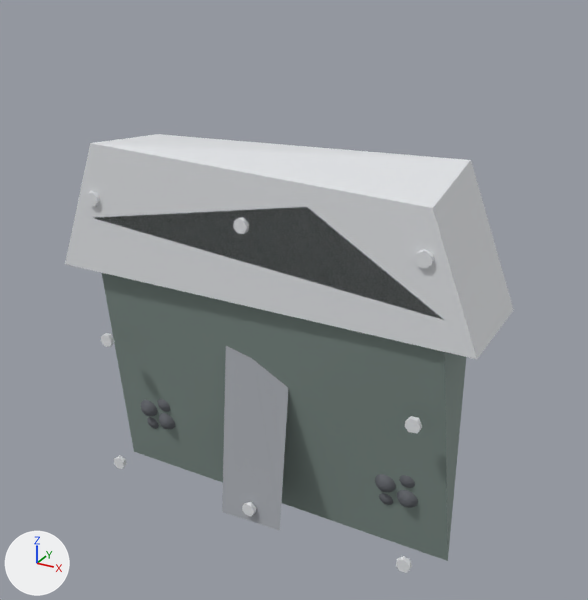
The glTF model viewer/data/models/pla_st_is_a_perfectly_legitima.glb, before and after one commit.
The view is the same before and after, from a 50 mm camera at (97.9, -172.0, 100.9) aimed at (4.3, -1.8, 15.8). Every picture has the same lights, and +X, +Y and +Z are marked at lower left. The older version comes first.

The first picture shows 'arm', 'chassis', 'dt_screw_0', 'dt_screw_1', 'dt_screw_2', 'dt_screw_3', 'dt_screw_4', 'dt_screw_5', 'dt_screw_6', 'dt_screw_7', 'scoop', 'wheel_l0' and 1 more.
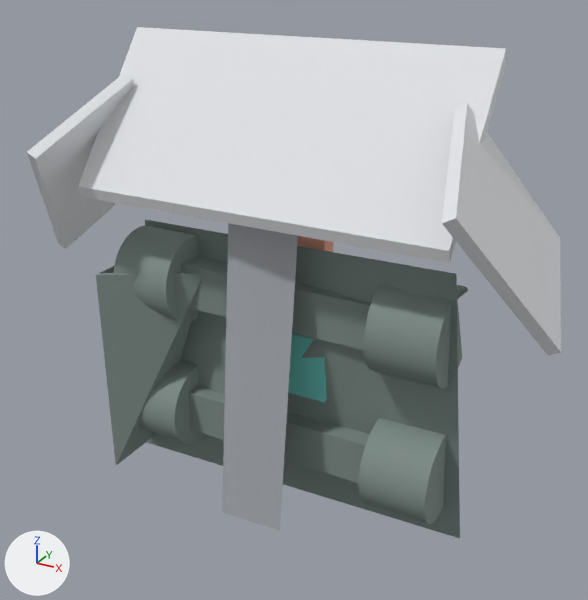
What changed in the scene script:
```text
Change me_chassis:
    remove me_chassis.from_pydata(...)  # 8 vertices, 12 faces; spans x -52.0..52.0, y -19.0..9.0, z -47.5..47.9
    add me_chassis.from_pydata(...)  # 796 vertices, 1590 faces; spans x -52.0..52.0, y -16.5..11.1, z -47.5..33.0
    me_chassis part 1: 8 vertices removed from x -52.0..52.0, y -19.0..9.0, z -47.5..47.9; 796 vertices added at x -52.0..52.0, y -16.5..11.1, z -47.5..33.0
Add me_wedge_wing_r:
    me_wedge_wing_r.from_pydata([(-64.3, 22.6, 35.4), (-72.7, -6.2, 19.5), (-45.9, -1.8, 69.9), (-54.4, -30.6, 54.0), (-61.6, 22.6, 34.0), (-70.1, -6.2, 18.1), (-43.3, -1.8, 68.5), (-51.7, -30.6, 52.6)], [], [(0, 3, 2), (1, 3, 0), (4, 6, 7), (5, 4, 7), (5, 0, 4), (5, 1, 0), (7, 6, 2), (7, 2, 3), (6, 0, 2), (6, 4, 0), (7, 3, 1), (7, 1, 5)])
    me_wedge_wing_r.materials.append(mat_dt_screw_1)  # white #e6e8eb
Add me_wedge_wing_l:
    me_wedge_wing_l.from_pydata([(61.6, 22.6, 34.0), (70.1, -6.2, 18.1), (43.3, -1.8, 68.5), (51.7, -30.6, 52.6), (64.3, 22.6, 35.4), (72.7, -6.2, 19.5), (45.9, -1.8, 69.9), (54.4, -30.6, 54.0)], [], [(0, 3, 2), (1, 3, 0), (4, 6, 7), (5, 4, 7), (5, 0, 4), (5, 1, 0), (7, 6, 2), (7, 2, 3), (6, 0, 2), (6, 4, 0), (7, 3, 1), (7, 1, 5)])
    me_wedge_wing_l.materials.append(mat_dt_screw_0)  # white #e6e8eb
Add me_wedge:
    me_wedge.from_pydata([(-50.0, -18.0, 40.0), (50.0, -18.0, 40.0), (50.0, -19.0, 43.0), (-50.0, -19.0, 43.0), (50.0, 9.5, 80.0), (-50.0, 9.5, 80.0), (50.0, 10.5, 76.0), (-50.0, 10.5, 76.0)], [], [(3, 0, 1), (3, 1, 2), (5, 3, 2), (5, 2, 4), (5, 4, 6), (7, 5, 6), (0, 7, 6), (0, 6, 1), (3, 5, 7), (0, 3, 7), (2, 6, 4), (1, 6, 2)])
    me_wedge.materials.append(mat_scoop)  # white #e6e8eb
Remove ob_scoop:
    ob_scoop = bpy.data.objects.new('scoop', me_scoop)
Remove ob_dt_screw_0:
    ob_dt_screw_0 = bpy.data.objects.new('dt_screw_0', me_dt_screw_0)
Remove ob_dt_screw_1:
    ob_dt_screw_1 = bpy.data.objects.new('dt_screw_1', me_dt_screw_1)
Remove ob_dt_screw_2:
    ob_dt_screw_2 = bpy.data.objects.new('dt_screw_2', me_dt_screw_2)
Remove ob_dt_screw_3:
    ob_dt_screw_3 = bpy.data.objects.new('dt_screw_3', me_dt_screw_3)
Remove ob_dt_screw_4:
    ob_dt_screw_4 = bpy.data.objects.new('dt_screw_4', me_dt_screw_4)
Remove ob_dt_screw_5:
    ob_dt_screw_5 = bpy.data.objects.new('dt_screw_5', me_dt_screw_5)
Remove ob_dt_screw_6:
    ob_dt_screw_6 = bpy.data.objects.new('dt_screw_6', me_dt_screw_6)
Remove ob_dt_screw_7:
    ob_dt_screw_7 = bpy.data.objects.new('dt_screw_7', me_dt_screw_7)
Add ob_el_rx_esc:
    ob_el_rx_esc = bpy.data.objects.new('el_rx_esc', me_el_rx_esc)  # a box spanning x -12.0..11.0, y 2.0..7.0, z 22.5..38.5; in mat_el_rx_esc (beige #f4b099)
    ob_el_rx_esc.location = (0.0, 0.0, 0.0)
Add ob_el_battery:
    ob_el_battery = bpy.data.objects.new('el_battery', me_el_battery)  # a box spanning x -14.0..14.0, y -3.0..7.0, z -11.5..6.5; in mat_el_battery (cyan #71cec5)
    ob_el_battery.location = (0.0, 0.0, 0.0)
Add ob_wedge_wing_r:
    ob_wedge_wing_r = bpy.data.objects.new('wedge_wing_r', me_wedge_wing_r)
    ob_wedge_wing_r.location = (0.0, 0.0, 0.0)
Add ob_wedge_wing_l:
    ob_wedge_wing_l = bpy.data.objects.new('wedge_wing_l', me_wedge_wing_l)
    ob_wedge_wing_l.location = (0.0, 0.0, 0.0)
Add ob_wedge:
    ob_wedge = bpy.data.objects.new('wedge', me_wedge)
    ob_wedge.location = (0.0, 0.0, 0.0)
```

What differs and where, as boxes (x1, y1, x2, y2) in the pictures (588 x 600 px):
'chassis', reshaped
    before: (97, 207, 466, 561)
    after: (96, 220, 468, 538)
'wedge', added
    after: (78, 27, 506, 263)
'scoop', deleted
    before: (65, 134, 514, 359)
'wedge_wing_l', added
    after: (442, 103, 561, 355)
'wedge_wing_r', added
    after: (27, 73, 134, 249)
'el_battery', added (cyan)
    after: (288, 333, 327, 402)
'el_rx_esc', added
    after: (297, 236, 333, 252)
'dt_screw_3', deleted
    before: (415, 249, 434, 268)
'dt_screw_5', deleted
    before: (405, 416, 422, 433)
'dt_screw_7', deleted
    before: (233, 217, 249, 234)
'dt_screw_1', deleted
    before: (396, 556, 412, 573)
'dt_screw_2', deleted
    before: (86, 191, 100, 206)
'dt_screw_6', deleted
    before: (242, 502, 256, 516)
'dt_screw_4', deleted
    before: (101, 333, 115, 347)
'dt_screw_0', deleted
    before: (114, 455, 127, 469)
